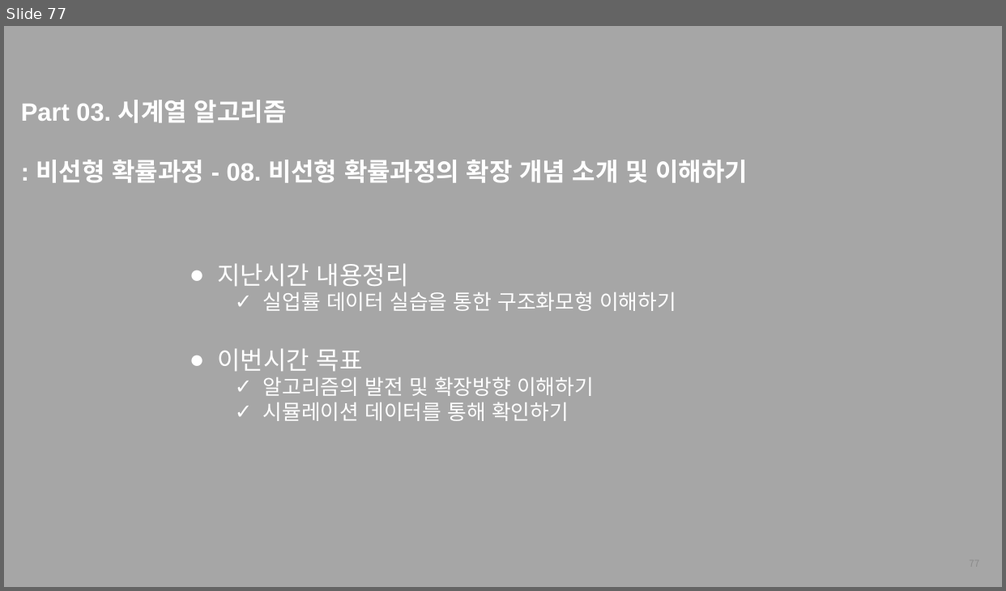
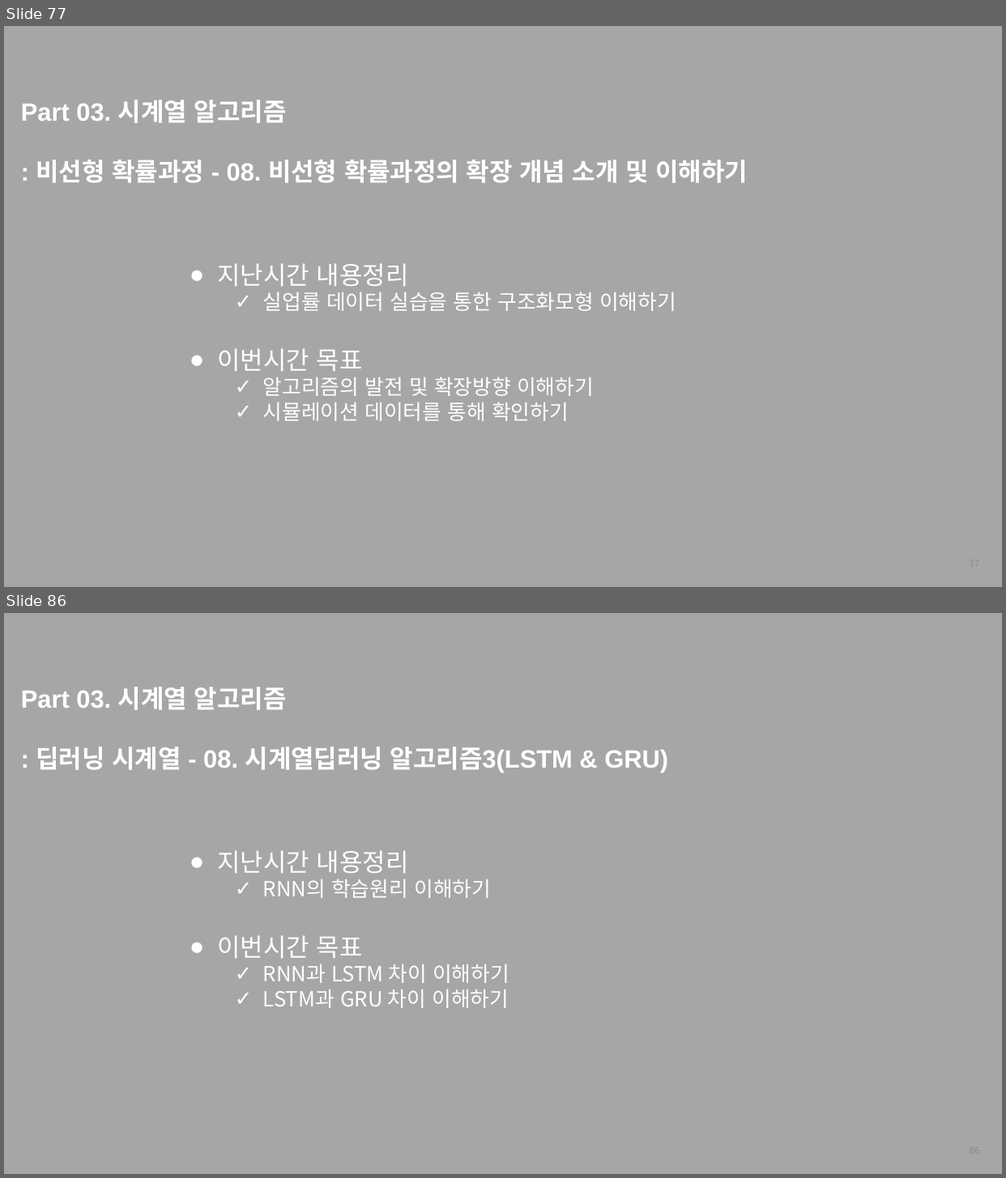
Before and after one commit to thekimk/All-About-Time-Series-Analysis, a slide deck: [FastCampus] 커리큘럼_김경원박사.pptx. Shown one above the other, each under a label of ours: slide 77 before the commit, slides 77 and 86 after it; the slides between them are not shown. The pictures are 1006x591 and 1006x1178 pixels, drawn with LibreOffice and Linux fonts; fonts in the diff are those of the drawing; background and template pictures are left out. Boxes give left, top, right and bottom in pixels: in the first picture for what was removed or moved away, otherwise in the second. Text is boxed around its words. In the diff, an @@ line names an element or a change of style, - is before the commit and + after.

```diff
--- a/[FastCampus] 커리큘럼_김경원박사.pptx
+++ b/[FastCampus] 커리큘럼_김경원박사.pptx
@@ slide 86 added at [4,613,1002,1174], background #A6A6A6 @@
@@ text added at [21,687,668,773], 24 pt, text #FFFFFF, bold @@
+Part 03. 시계열 알고리즘
+: 딥러닝 시계열 - 08. 시계열딥러닝 알고리즘3(LSTM & GRU)
@@ text added at [218,850,509,1008], 20 pt, text #FFFFFF @@
+● 지난시간 내용정리
+  ✓ RNN의 학습원리 이해하기
+● 이번시간 목표
+  ✓ RNN과 LSTM 차이 이해하기
+  ✓ LSTM과 GRU 차이 이해하기
@@ page number added at [756,1136,988,1166], 9 pt, text #8C8C8C @@
+86
```
Also in this commit, not shown: 12 other slides added, 2 other files.
